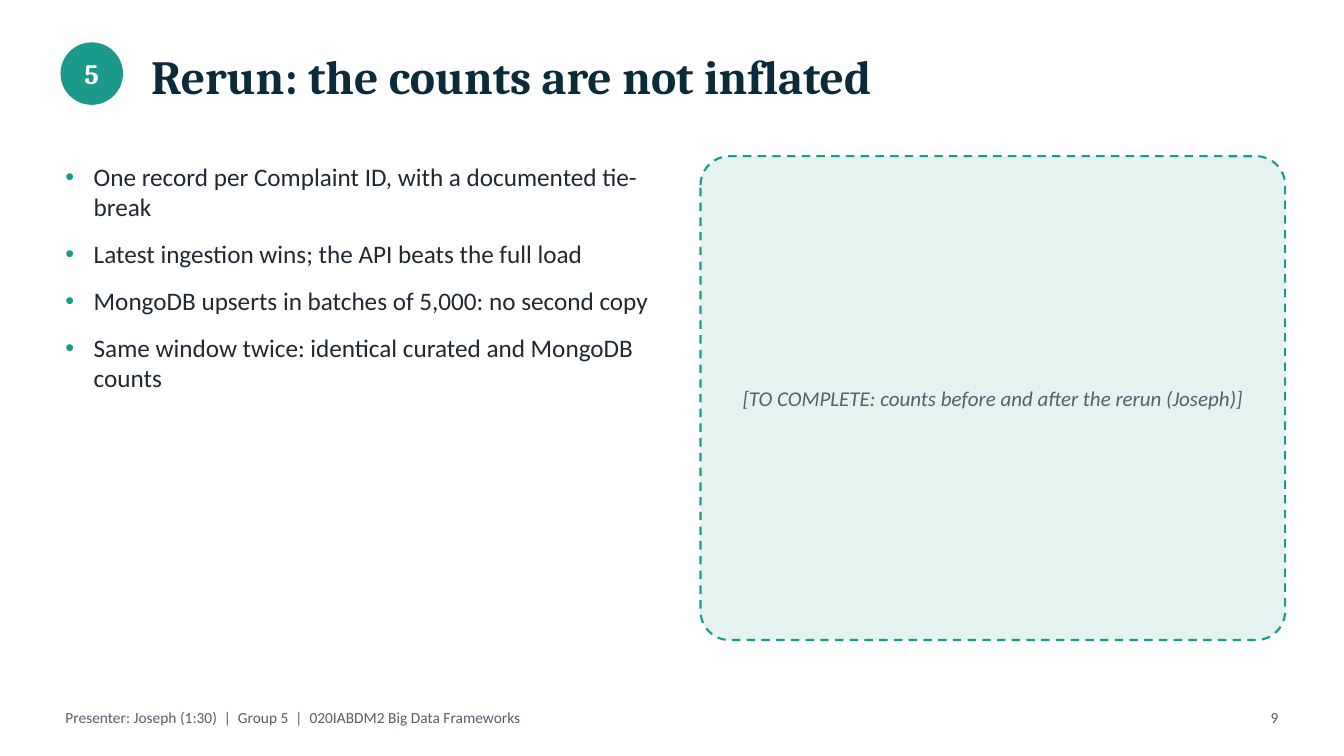
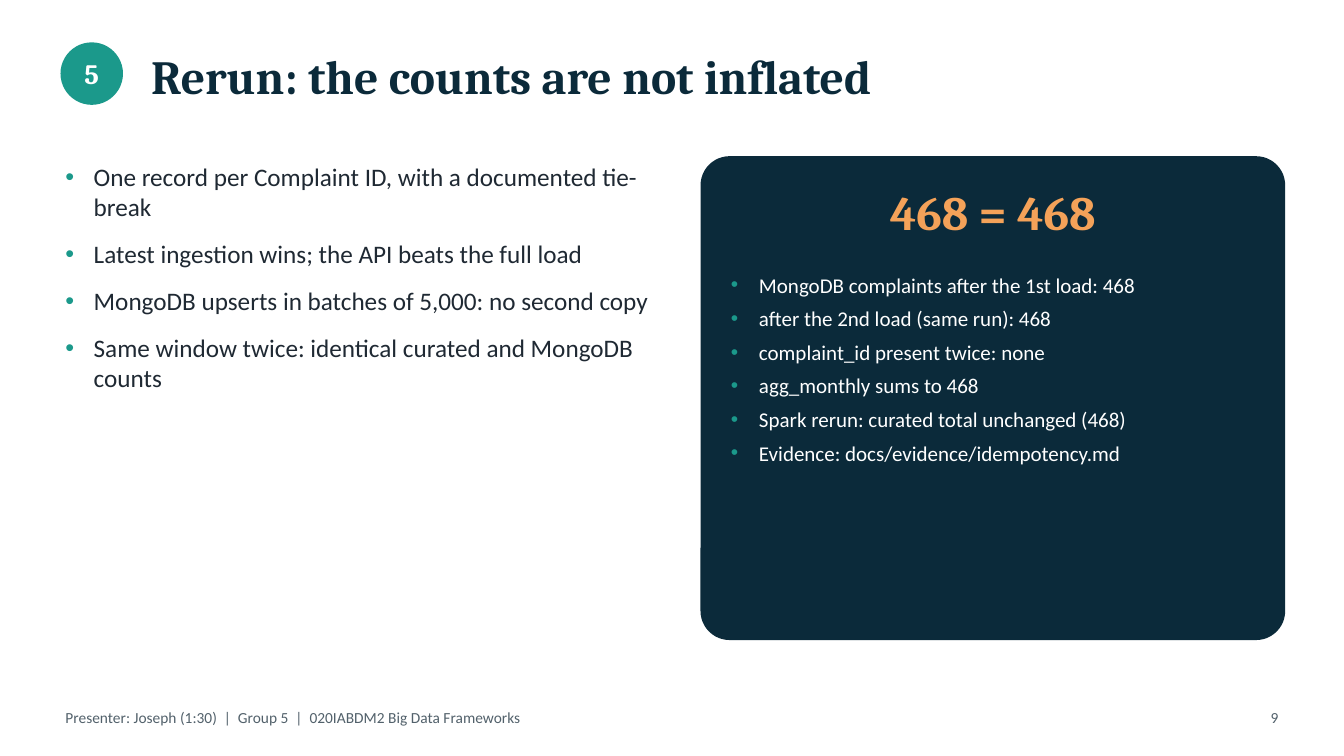
Before and after one commit to Joseph-Nasr-USJ/cfpb-money-transfers-platform, a slide deck: slide 9 of docs/presentation/slides_draft.pptx. Drawn at 1344x756 pixels with LibreOffice and Linux fonts; fonts in the diff are those of the drawing. Boxes give left, top, right and bottom in pixels: in the first picture for what was removed or moved away, otherwise in the second. Text is boxed around its words. In the diff, an @@ line names an element or a change of style, - is before the commit and + after.

```diff
--- a/docs/presentation/slides_draft.pptx
+++ b/docs/presentation/slides_draft.pptx
@@ rounded rectangle at <box>701,156,1286,640</box>: fill #E4F2F0 to #0B2A3A; outline #1B998B 1.5 pt dashed to none @@
@@ text added at <box>890,197,1095,231</box>, 34 pt, text #F4A259, bold @@
+468 = 468
@@ text added at <box>759,278,1135,465</box>, 15 pt, text #FFFFFF @@
+• MongoDB complaints after the 1st load: 468
+• after the 2nd load (same run): 468
+• complaint_id present twice: none
+• agg_monthly sums to 468
+• Spark rerun: curated total unchanged (468)
+• Evidence: docs/evidence/idempotency.md
@@ text removed at <box>743,391,1242,410</box> @@
-[TO COMPLETE: counts before and after the rerun (Joseph)]
```
Also in this commit, not shown: 1 other slide changed, 4 other files.
